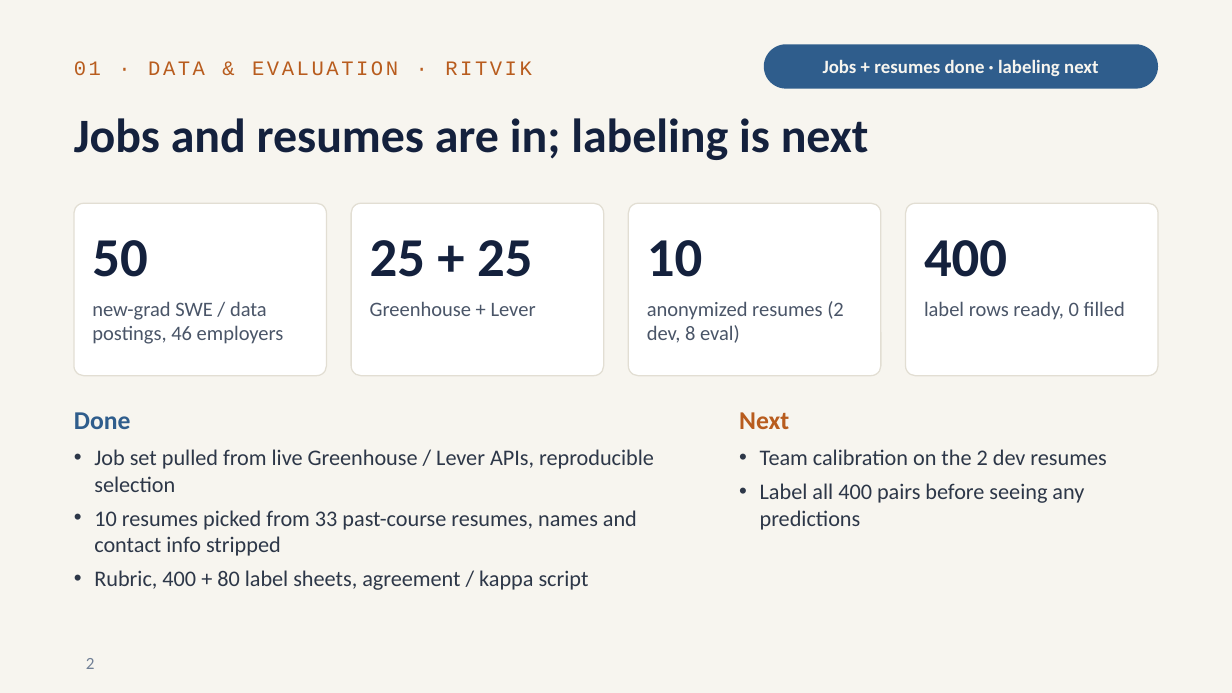
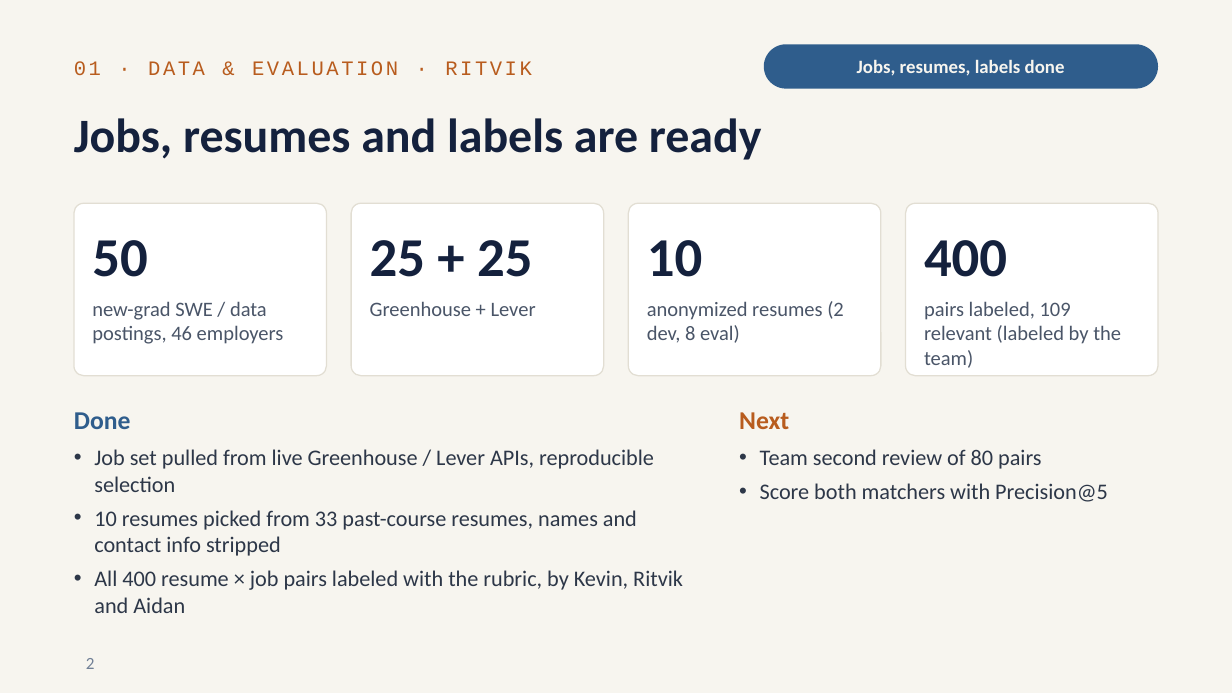
Before and after one commit to RitvikNeerattil/agentic_resume_matcher, a slide deck: slide 2 of progress_update_2026-10.pptx. Drawn at 1232x693 pixels with LibreOffice and Linux fonts; fonts in the diff are those of the drawing. Boxes give left, top, right and bottom in pixels: in the first picture for what was removed or moved away, otherwise in the second. Text is boxed around its words. In the diff, an @@ line names an element or a change of style, - is before the commit and + after.

Commit message:
Add reference labels CSV for resume and job relevance evaluation

```diff
--- a/progress_update_2026-10.pptx
+++ b/progress_update_2026-10.pptx
@@ text in rounded rectangle at (x1=857, y1=60, x2=1065, y2=76): text changed @@
-Jobs + resumes done · labeling next
+Jobs, resumes, labels done
@@ title at (x1=74, y1=118, x2=762, y2=160): text changed @@
-Jobs and resumes are in; labeling is next
+Jobs, resumes and labels are ready
@@ text at (x1=924, y1=301, x2=1121, y2=368): text changed @@
-label rows ready, 0 filled
+pairs labeled, 109 relevant (labeled by the team)
@@ text at (x1=760, y1=449, x2=1108, y2=502): text changed @@
-• Team calibration on the 2 dev resumes
-• Label all 400 pairs before seeing any predictions
+• Team second review of 80 pairs
+• Score both matchers with Precision@5
@@ text at (x1=94, y1=570, x2=683, y2=613): text changed @@
-• Rubric, 400 + 80 label sheets, agreement / kappa script
+• All 400 resume × job pairs labeled with the rubric, by Kevin, Ritvik and Aidan
```
Also in this commit, not shown: 2 other slides changed, 1 slide added, 5 other files.
